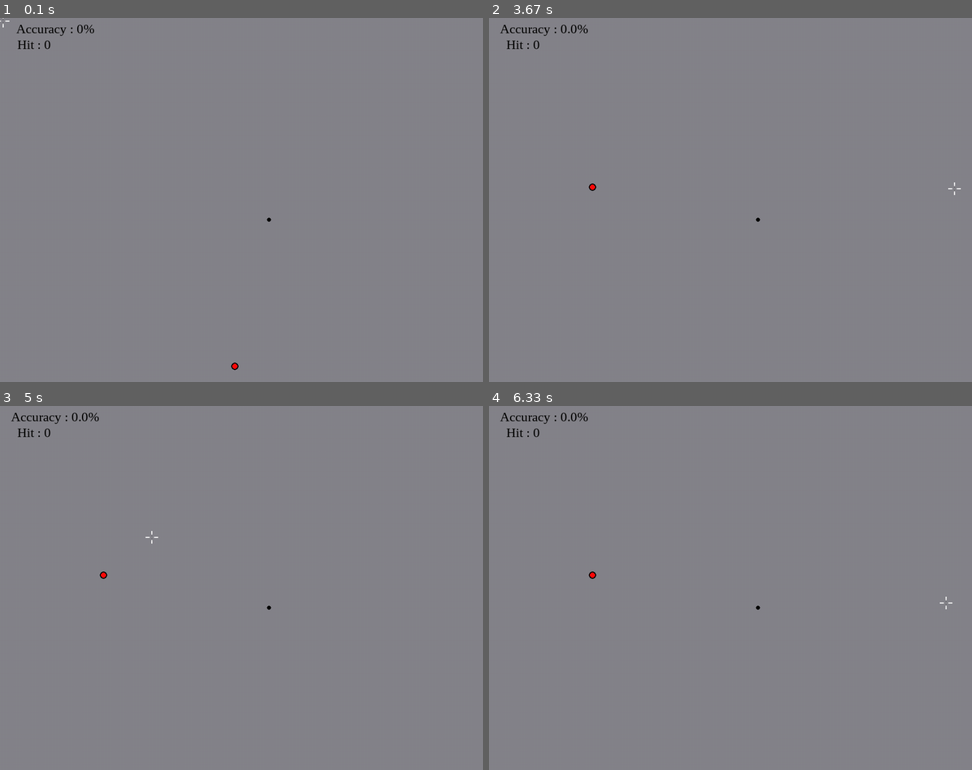
Above: before the commit, frames 1-4 (two rows, left to right).
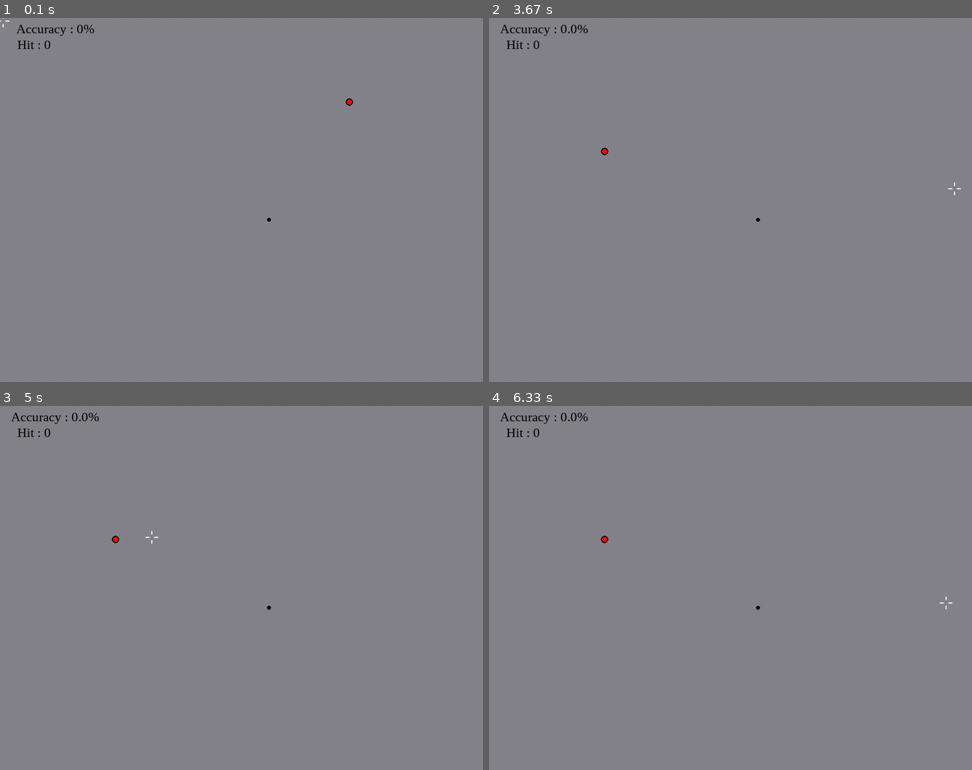
Above: after the commit, the same moments.

Repository: keiton-lab/aim_trainer_pygame
Game: pygame game, started from aim_trainer.py
Same seed, same stepped clock (60 frames per second), same inputs: the game is played once before the commit and once after it.
Inputs (mouse positions are in pixels of both pictures, inside the frame that each line leads up to):
- Up to frame 1 (0.1 s): no input
- Up to frame 2 (3.67 s): click (759, 218) at 0.38 s; tap Space at 0.67, 1.07, 1.37, 1.57 s; move the mouse to (952, 360) at 1.53 s; click (629, 138) at 1.88 s; click (764, 261) at 2.22 s; click (962, 371) at 2.55 s; click (672, 87) at 2.88 s; click (943, 327) at 3.22 s; click (952, 189) at 3.55 s
- Up to frame 3 (5 s): click (101, 555) at 3.88 s; click (106, 471) at 4.22 s; click (140, 679) at 4.55 s; click (149, 537) at 4.88 s
- Up to frame 4 (6.33 s): click (638, 573) at 5.22 s; click (638, 533) at 5.55 s; click (590, 631) at 5.88 s; click (943, 602) at 6.22 s

The runs differ from the first frame. In frame 1, less than 0.1% of the frame differs, in the area x 47-74%, y 22-97%; in frame 2, less than 0.1%; in frame 3, less than 0.1%; in frame 4, less than 0.1%.

Commit message:
add comments

Diff:
--- a/aim_trainer.py
+++ b/aim_trainer.py
@@ -1,7 +1,6 @@
 import pygame
 import random
 from sys import exit
-from pygame.math import Vector2
 
 pygame.init()
 width = 1024
@@ -12,7 +11,7 @@
 pygame.display.set_caption('Aim Trainer')
 # clock object to set the frame rate in the game loop
 clock = pygame.time.Clock()
-# hide window cursor
+# hide window cursor when in game
 pygame.mouse.set_visible(False)
 # score board text font
 font = pygame.font.SysFont('Times', 25)
@@ -31,8 +30,10 @@
         pygame.draw.circle(screen, (255, 10, 10), (self.x, self.y), 5)
 
     def re_generate_target(self):
+        # random pick the location when hitting the target or after certain time frame
         self.x = random.randint(30, width - 50)
         self.y = random.randint(55, height - 10)
+        # store the x and y position of the target
         self.pos = (self.x, self.y)
 
 
@@ -46,9 +47,11 @@
         self.rect = self.image.get_rect()
 
     def firing(self):
+        # when press the mouse button, play the shooting sound
         self.fire.play()
 
     def update(self):
+        # center the mouse cursor to the image of the rectangle
         self.rect.center = pygame.mouse.get_pos()
 
 
@@ -61,6 +64,7 @@
 
     def check_hit(self):
         self.total_shot += 1
+        # once mouse was press, check the mouse position and target position, and compare to check hit or not
         x, y = pygame.mouse.get_pos()
         x_t, y_t = target.pos
         # setting the hit-box, which is around 6 pixels within the target
@@ -69,6 +73,7 @@
             self.hit += 1
 
     def score_board(self):
+        # to avoid zero division error, try following first
         try:
             accuracy = round(self.hit*100 / self.total_shot, 2)
         except:
